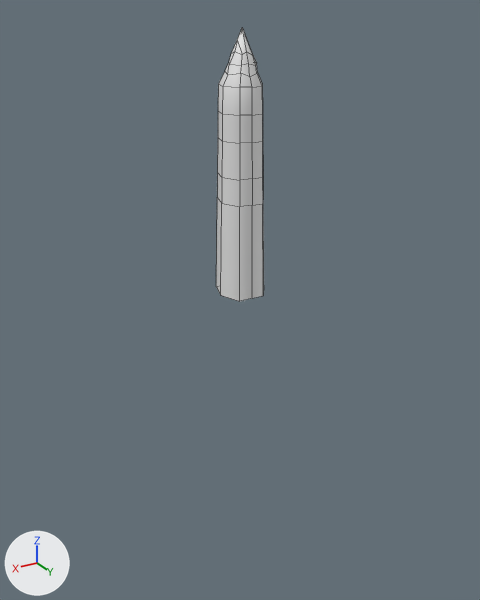
A saved change to the Blender file Assets/Mesh/SPIKESIMPLE1.blend.
Camera for both pictures: a camera (50 mm lens) standing at (4.97, 8.28, 0.98) and looking at (-0.13, -0.21, -3.27). The lights are fixed; the arrows at lower left show +X, +Y and +Z. The picture after the commit comes second. Mesh edges are drawn as thin lines.

Names of what the first picture shows: 'SPIKESIMPLEMESH1'.
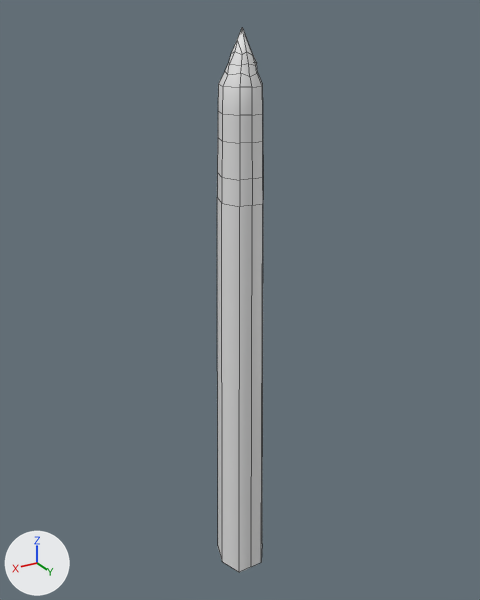
What differs and where, as boxes (x1, y1, x2, y2) in the pictures (480 x 600 px; the box of a moved part takes in the faces that stretch with it):
'SPIKESIMPLEMESH1', reshaped (99% taller): before (216, 28, 264, 301); after (217, 28, 263, 572)
part 1 of me_plane_002, moved or reshaped: before (216, 218, 264, 301); after (217, 218, 263, 572)

Edits to the bpy script that builds the scene:
```text
Change me_plane_002:
    used by ob_spikesimplemesh1; location = (0.0, 0.0, 0.0)
    remove me_plane_002.from_pydata(...)  # 75 vertices, 72 faces; spans x -0.45..0.35, y -0.35..0.35, z -3.02..0.81
    add me_plane_002.from_pydata(...)  # 75 vertices, 72 faces; spans x -0.49..0.39, y -0.39..0.39, z -8.38..0.81
    me_plane_002 part 1
    me_plane_002.vertices[0].co: (0.23, -0.35, -3.01) -> (0.26, -0.39, -8.37)  # pixel (216, 286) -> pixel (217, 545)
    me_plane_002.vertices[6].co: (0.35, 0.0, -3.01) -> (0.39, 0.0, -8.37)  # pixel (220, 295) -> pixel (222, 561)
    me_plane_002.vertices[9].co: (-0.01, 0.35, -3.01) -> (-0.01, 0.39, -8.37)  # pixel (252, 298) -> pixel (251, 566)
    me_plane_002.vertices[13].co: (-0.45, 0.0, -3.01) -> (-0.49, 0.0, -8.37)  # pixel (263, 285) -> pixel (262, 543)
    me_plane_002.vertices[17].co: (0.0, -0.35, -3.01) -> (0.0, -0.39, -8.37)
    me_plane_002.vertices[22].co: (-0.29, -0.35, -3.01) -> (-0.32, -0.39, -8.37)
    me_plane_002.vertices[27].co: (-0.22, 0.33, -3.02) -> (-0.24, 0.37, -8.38)  # pixel (263, 295) -> pixel (261, 562)
    me_plane_002.vertices[31].co: (0.22, 0.35, -3.01) -> (0.25, 0.39, -8.37)  # pixel (239, 301) -> pixel (239, 572)
```
